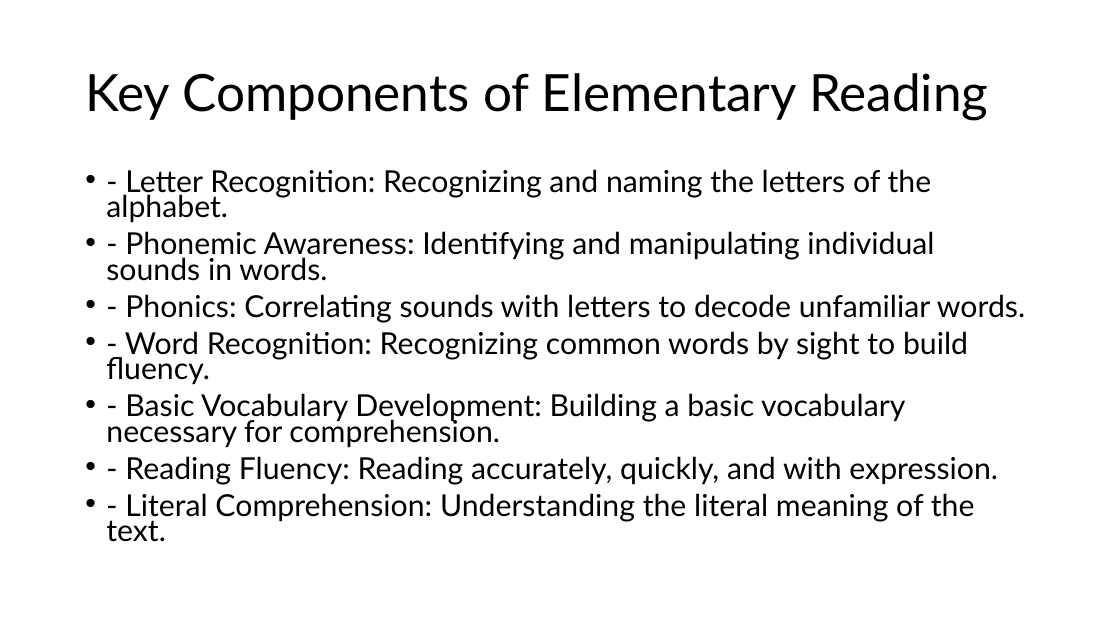
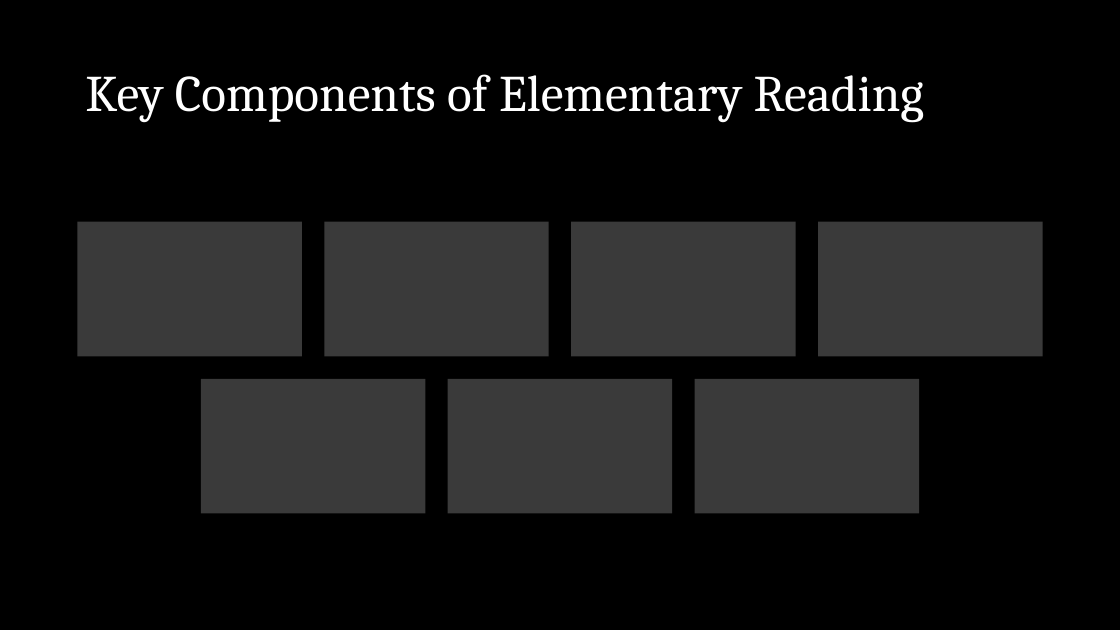
Before and after one commit to shafiqr-kmsw/matricphys, a slide deck: slide 11 of howtoreadbook/slides.pptx (slide 10 before the commit). Drawn at 1120x630 pixels with LibreOffice and Linux fonts; fonts in the diff are those of the drawing. Boxes give left, top, right and bottom in pixels: in the first picture for what was removed or moved away, otherwise in the second. Text is boxed around its words. In the diff, an @@ line names an element or a change of style, - is before the commit and + after.

```diff
--- a/howtoreadbook/slides.pptx
+++ b/howtoreadbook/slides.pptx
@@ background #FFFFFF to #000000 @@
@@ title "Key Components of Elementary Reading" at (85,74,924,122): font Lato to Cambria, text colour #000000 to #FFFFFF @@
@@ text removed at (106,169,1025,542) @@
-• - Letter Recognition: Recognizing and naming the letters of the alphabet.
-• - Phonemic Awareness: Identifying and manipulating individual sounds in words.
-• - Phonics: Correlating sounds with letters to decode unfamiliar words.
-• - Word Recognition: Recognizing common words by sight to build fluency.
-• - Basic Vocabulary Development: Building a basic vocabulary necessary for comprehension.
-• - Reading Fluency: Reading accurately, quickly, and with expression.
-• - Literal Comprehension: Understanding the literal meaning of the text.
@@ group added at (77,222,1043,513): 7 rectangles @@
```
Also in this commit, not shown: 19 other slides changed, 73 slides added, 7 slides removed.
